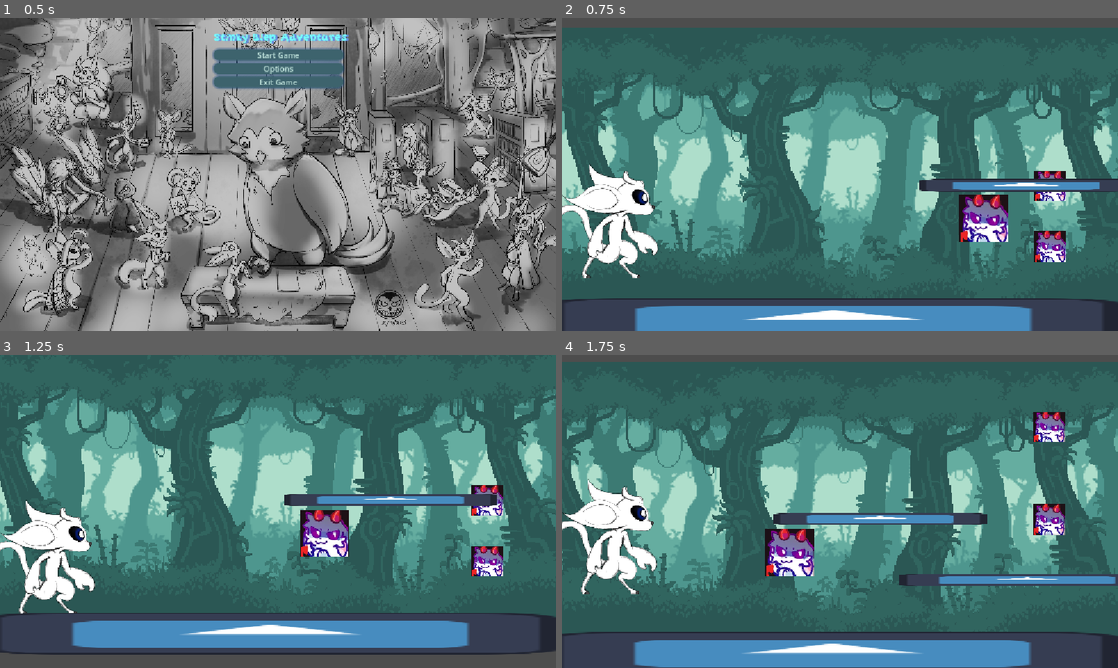
Above: before the commit, frames 1-4 (two rows, left to right).
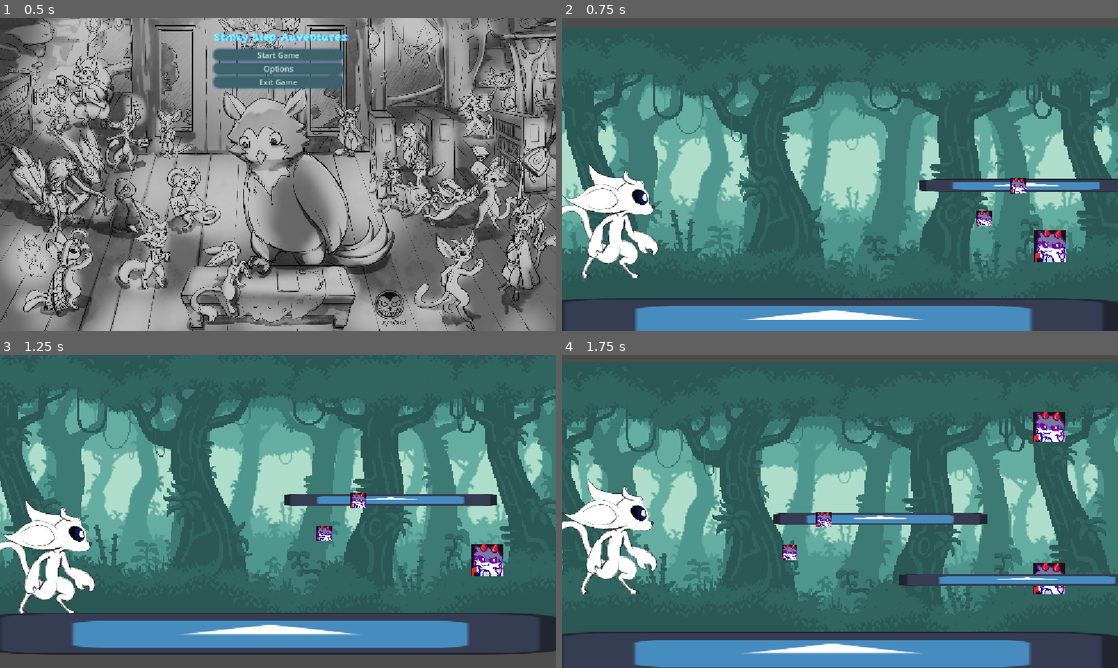
Above: after the commit, the same moments.

Repository: mentallyenifishnt/Test-repo
Game: Godot game, scene res://Scenes/mainmenu.tscn
Two runs of this game, one before a commit and one after it. Both use one fixed random seed, a clock stepped at 60 frames per second and the inputs below. The engine's default icon, where the game draws it, is replaced by a stand-in: a white triangle on a blue panel in a dark square.
Inputs:
- Up to frame 1 (0.5 s): no input
- Up to frame 2 (0.75 s): click "Start Game" at 0.5 s
- Up to frame 3 (1.25 s): no input
- Up to frame 4 (1.75 s): tap Space (Jump) at 1.52 s

Frame 1 is identical in both runs. In frame 2, 2.1% of the frame differs, in the area x 71-91%, y 48-78%; in frame 3, 2.1%; in frame 4, 2.4%, in the area x 36-91%, y 47-77%.
Error before the commit: Invalid access to property or key 'global_position' on a base object of type 'Nil'. (res://Scripts/Spawner.gd:22)

Commit message:
belp stinks
really badly

Diff:
--- a/Scenes/Level One.tscn
+++ b/Scenes/Level One.tscn
@@ -4,7 +4,7 @@
 [ext_resource type="PackedScene" uid="uid://cqs0fv8ytarnj" path="res://Scenes/Player.tscn" id="1_wss3j"]
 [ext_resource type="Texture2D" uid="uid://d04aeigorso2u" path="res://Images/Sprites/icon.svg" id="2_smgeq"]
 [ext_resource type="PackedScene" uid="uid://m78e7gpraocs" path="res://Scenes/bullet.tscn" id="5_q28ef"]
-[ext_resource type="PackedScene" uid="uid://dx7hjwyihmspf" path="res://Scenes/PlatformSpawner.tscn" id="5_wpeww"]
+[ext_resource type="PackedScene" uid="uid://dx7hjwyihmspf" path="res://Scenes/Spawner.tscn" id="5_wpeww"]
 
 [sub_resource type="RectangleShape2D" id="RectangleShape2D_n3rge"]
 size = Vector2(124.99997, 128.94737)
@@ -55,6 +55,10 @@
 [node name="bullet" parent="." unique_id=1818671474 instance=ExtResource("5_q28ef")]
 position = Vector2(937.99994, 394)
 
-[node name="PlatformSpawner2" parent="." unique_id=1356526119 instance=ExtResource("5_wpeww")]
+[node name="BulletSpawner" parent="." unique_id=1356526119 node_paths=PackedStringArray("Player") instance=ExtResource("5_wpeww")]
 position = Vector2(1008.99994, 325.99997)
+MaxPosition = 30.0
+MinPosition = 50.0
+Player = NodePath("../Player")
+MoveTime = 3.0
 SpawnScene = ExtResource("5_q28ef")
--- a/Scenes/bullet.tscn
+++ b/Scenes/bullet.tscn
@@ -1,10 +1,10 @@
 [gd_scene format=3 uid="uid://m78e7gpraocs"]
 
-[ext_resource type="Script" uid="uid://drwqr6mjo3aok" path="res://bullet.gd" id="1_oduel"]
+[ext_resource type="Script" uid="uid://drwqr6mjo3aok" path="res://Scripts/bullet.gd" id="1_oduel"]
 [ext_resource type="Texture2D" uid="uid://kfw4l5k24qmb" path="res://Images/Sprites/Screenshot 2026-11-21 214158.png" id="2_ycag2"]
 
 [node name="bullet" type="Area2D" unique_id=1818671474]
-scale = Vector2(0.155, 0.155)
+scale = Vector2(0.05, 0.05)
 script = ExtResource("1_oduel")
 
 [node name="Sprite2D" type="Sprite2D" parent="." unique_id=585505549]
--- a/bullet.gd
+++ b/Scripts/bullet.gd
@@ -1,14 +1,15 @@
 extends Area2D
 
-var speed = 400
-var direction = Vector2.LEFT
-var damage = 10
+@export var speed = 400
+@export var direction = Vector2.LEFT
+@export var damage = 10
 
 func _on_body_entered(body):
 	if body.has_method("take_damage"):
 		body.take_damage(damage)
 	print(body.name)
-	queue_free()
+	if body.name == "Player":
+		queue_free()
 
 
 
--- a/Scripts/player.gd
+++ b/Scripts/player.gd
@@ -5,6 +5,7 @@
 @export var GravityScale: float
 @export var JumpCutForce: float
 @export var PlayerSpot: Node2D
+
 
 func _physics_process(delta: float) -> void:
 	move_and_slide()
Renamed: Scenes/PlatformSpawner.tscn -> Scenes/Spawner.tscn
Renamed: bullet.gd.uid -> Scripts/bullet.gd.uid
